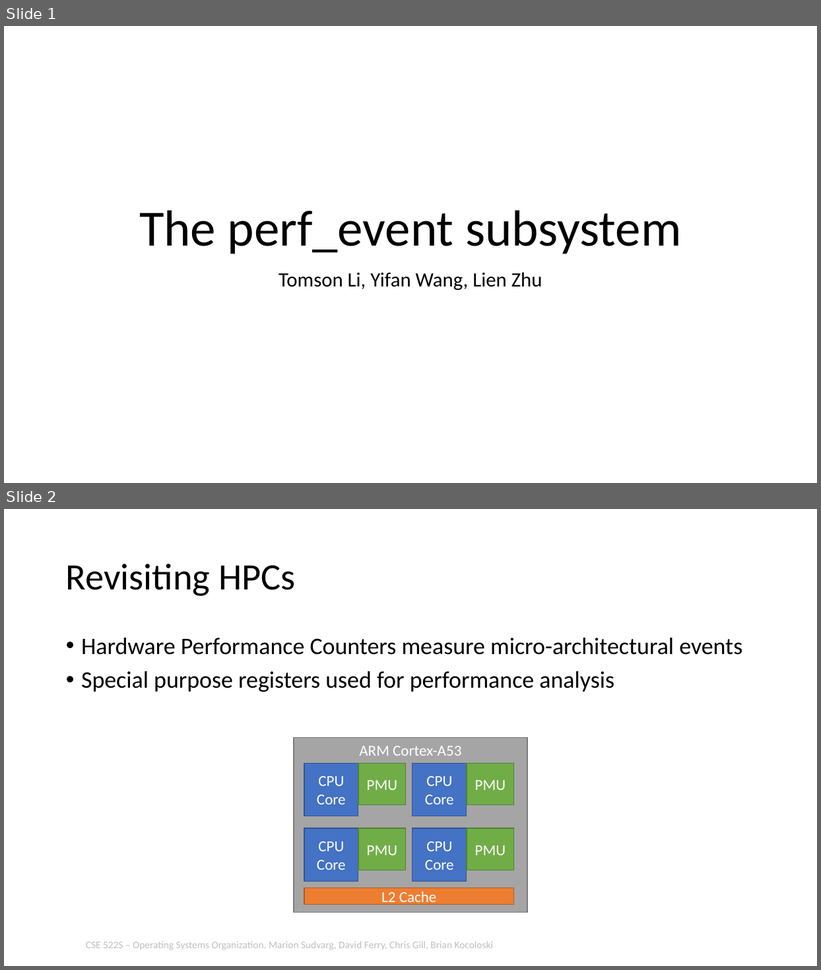
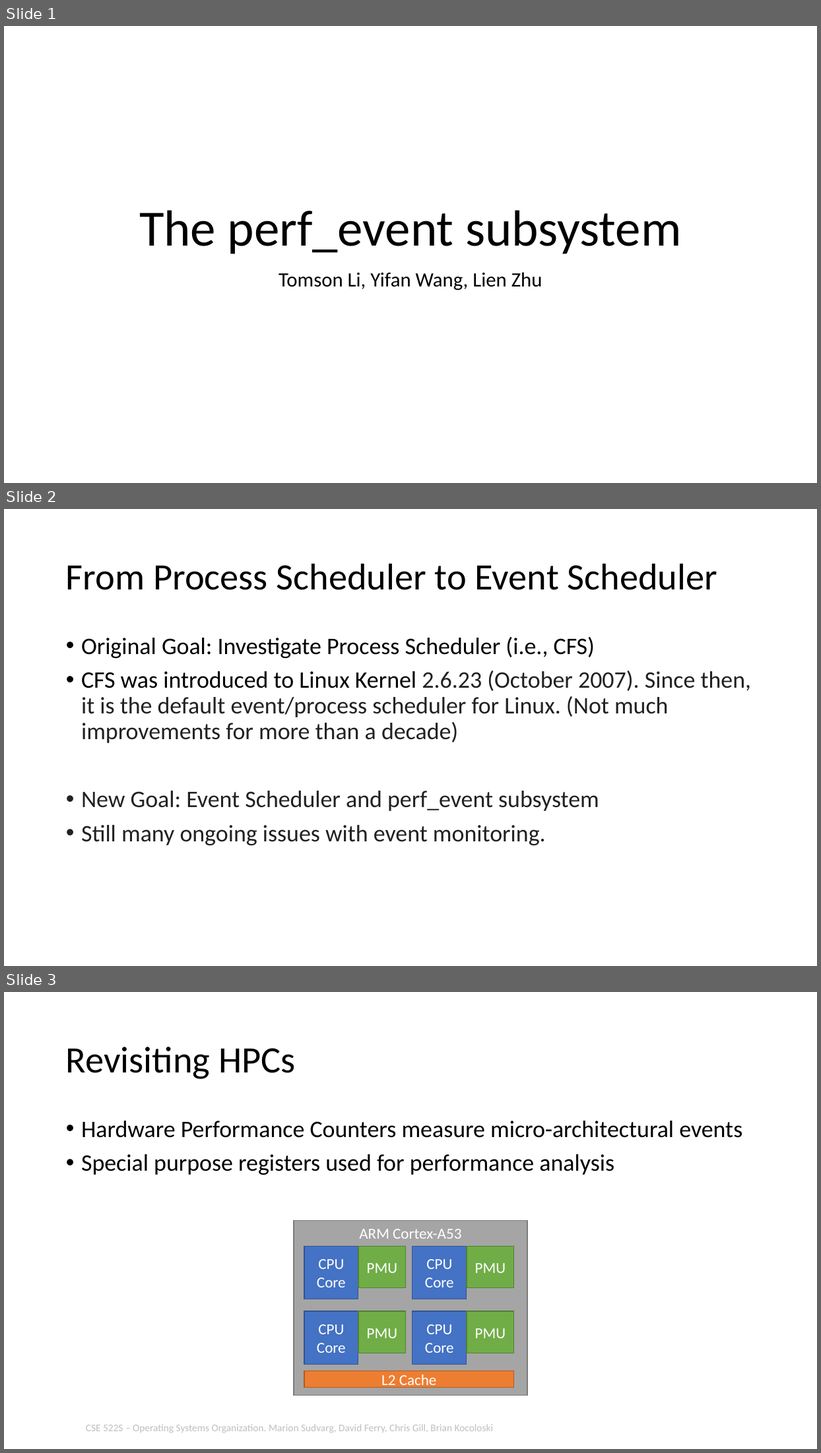
Before and after one commit to lienzhuzhu/project-522, a slide deck: midterm.pptx. Shown one above the other, each under a label of ours: slides 1 and 2 before the commit, slides 1, 2 and 3 after it. The pictures are 821x970 and 821x1453 pixels, drawn with LibreOffice and Linux fonts; fonts in the diff are those of the drawing. Boxes give left, top, right and bottom in pixels: in the first picture for what was removed or moved away, otherwise in the second. Text is boxed around its words. In the diff, an @@ line names an element or a change of style, - is before the commit and + after.

```diff
--- a/midterm.pptx
+++ b/midterm.pptx
@@ slide 2 added at (4, 509, 817, 966), background #FFFFFF @@
@@ title added at (66, 563, 717, 590), 44 pt, text #000000 @@
+From Process Scheduler to Event Scheduler
@@ text added at (81, 637, 751, 846), 28 pt, text #202122 @@
+• Original Goal: Investigate Process Scheduler (i.e., CFS)
+• CFS was introduced to Linux Kernel 2.6.23 (October 2007). Since then, it is the default event/process scheduler for Linux. (Not much improvements for more than a decade)
+• New Goal: Event Scheduler and perf_event subsystem
+• Still many ongoing issues with event monitoring.
@@ what was slide 2 is now slide 3 @@
```
Also in this commit, not shown: 2 other slides added.
